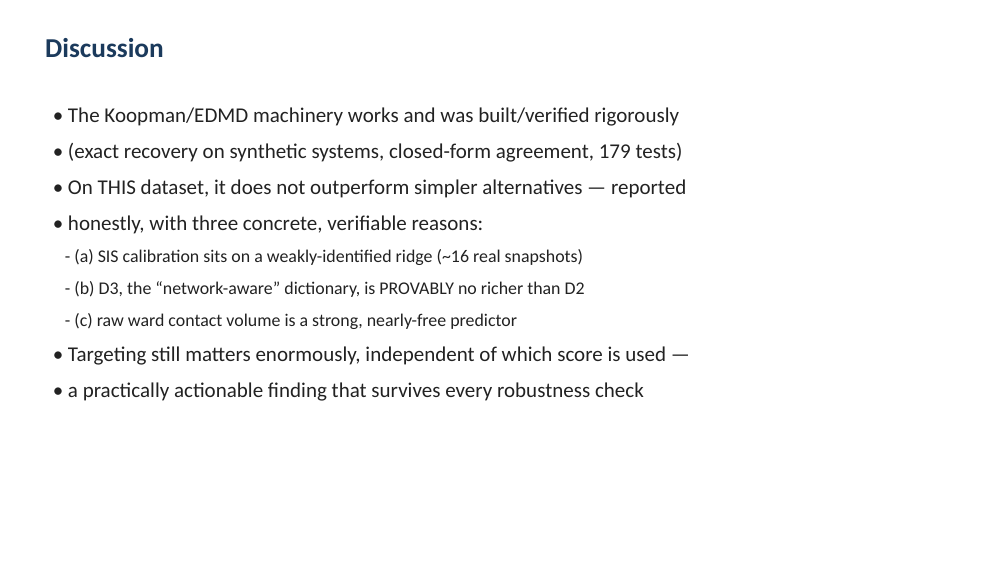
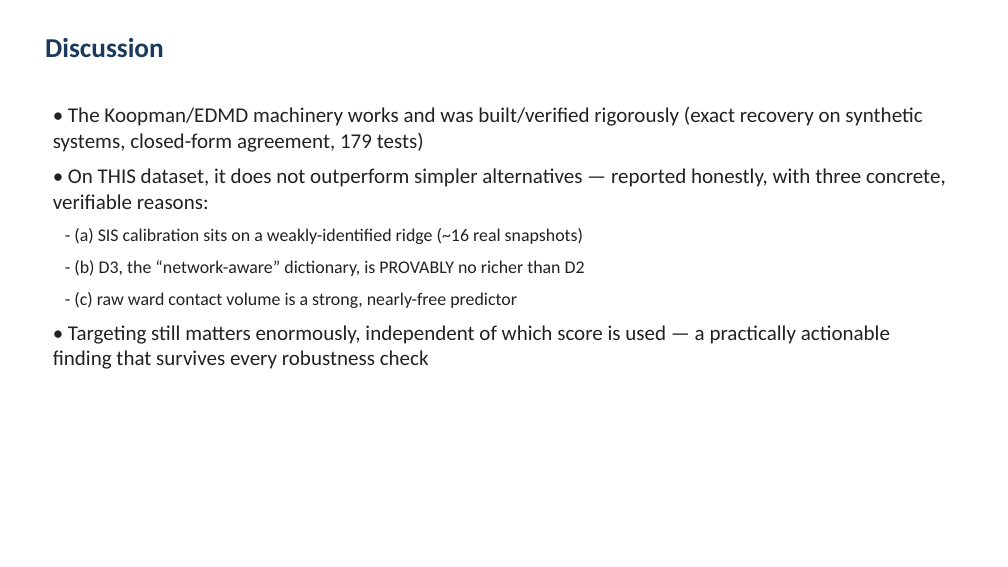
Before and after one commit to kirangautham-82899/Hospital-Acquired-Infection-Networks, a slide deck: slide 19 of P30_slides.pptx. Drawn at 1008x567 pixels with LibreOffice and Linux fonts; fonts in the diff are those of the drawing. Boxes give left, top, right and bottom in pixels: in the first picture for what was removed or moved away, otherwise in the second. Text is boxed around its words. In the diff, an @@ line names an element or a change of style, - is before the commit and + after.

```diff
--- a/P30_slides.pptx
+++ b/P30_slides.pptx
@@ text at box(53, 107, 946, 209): text changed @@
-• The Koopman/EDMD machinery works and was built/verified rigorously
-• (exact recovery on synthetic systems, closed-form agreement, 179 tests)
-• On THIS dataset, it does not outperform simpler alternatives — reported
-• honestly, with three concrete, verifiable reasons:
+• The Koopman/EDMD machinery works and was built/verified rigorously (exact recovery on synthetic systems, closed-form agreement, 179 tests)
+• On THIS dataset, it does not outperform simpler alternatives — reported honestly, with three concrete, verifiable reasons:
@@ text at box(53, 325, 890, 369): text changed @@
-• Targeting still matters enormously, independent of which score is used —
-• a practically actionable finding that survives every robustness check
+• Targeting still matters enormously, independent of which score is used — a practically actionable finding that survives every robustness check
```
Also in this commit, not shown: 6 other slides changed, 1 other file.
